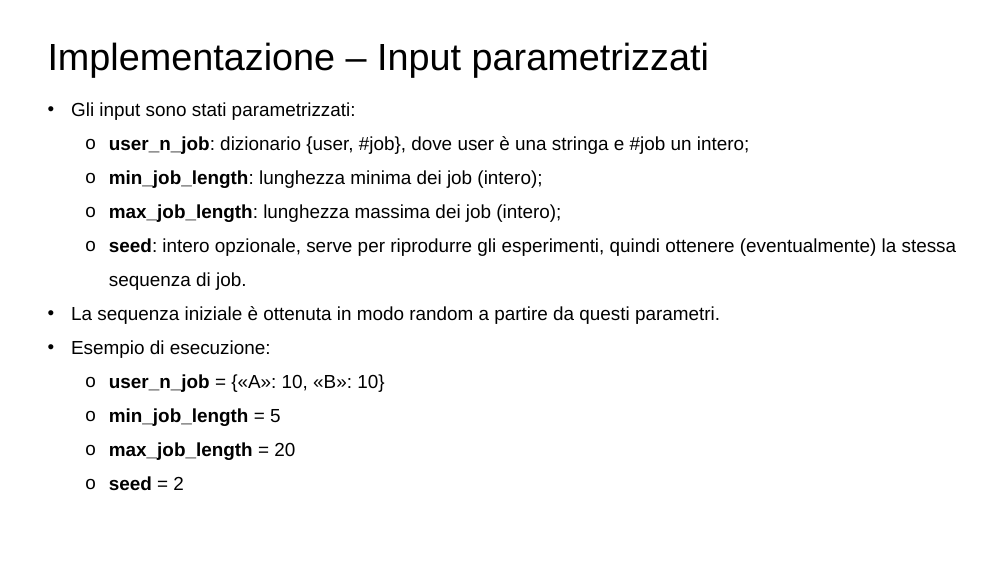
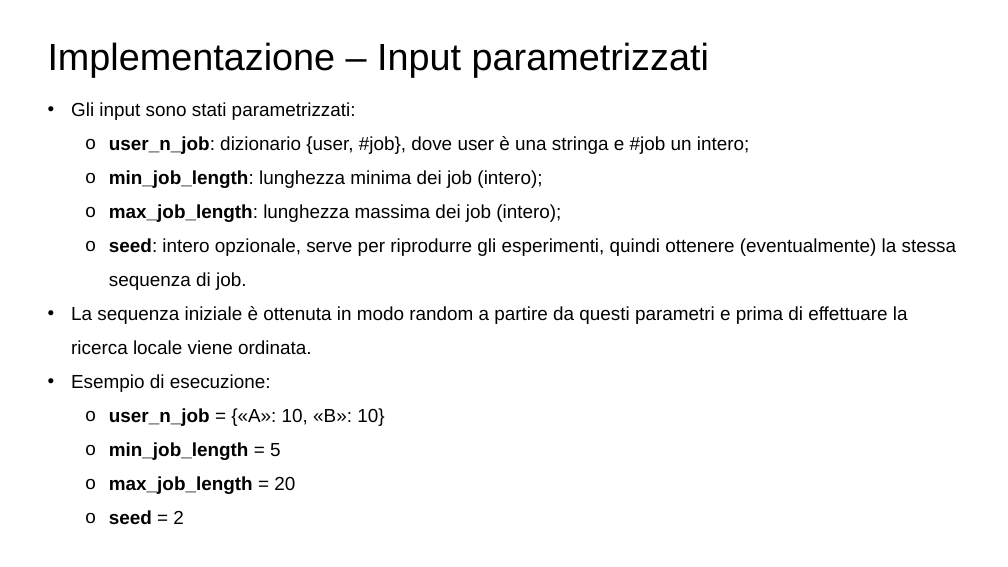
Before and after one commit to paolo-di-simone/LocalSearch-JobScheduling, a slide deck: slide 11 of Presentazione-LocalSearch.pptx (slide 12 before the commit). Drawn at 1008x567 pixels with LibreOffice and Linux fonts; fonts in the diff are those of the drawing. Boxes give left, top, right and bottom in pixels: in the first picture for what was removed or moved away, otherwise in the second. Text is boxed around its words. In the diff, an @@ line names an element or a change of style, - is before the commit and + after.

```diff
--- a/Presentazione-LocalSearch.pptx
+++ b/Presentazione-LocalSearch.pptx
@@ text at (71, 306, 908, 355): text changed @@
-• La sequenza iniziale è ottenuta in modo random a partire da questi parametri.
+• La sequenza iniziale è ottenuta in modo random a partire da questi parametri e prima di effettuare la ricerca locale viene ordinata.
```
Also in this commit, not shown: 4 other slides changed, 1 slide removed.
